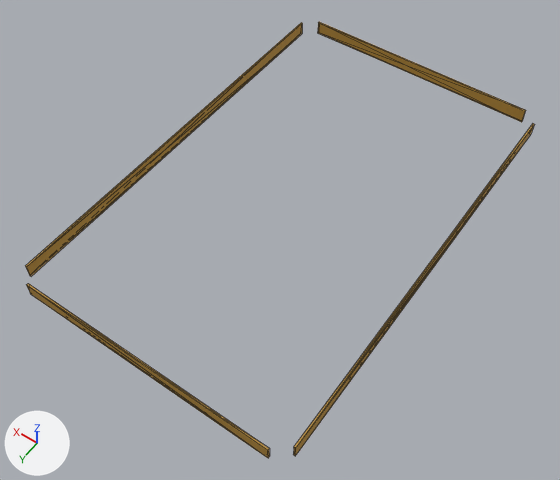
Before and after pictures for a commit that changed the glTF model production/native-world/inputs/vintage-windup-camper--ochre.glb.
Camera for both pictures: a 50 mm lens placed at (-22.99, -24.98, 9.61), pointed at (-21.01, -27.76, 5.25). Every picture has the same lights, and +X, +Y and +Z are marked at lower left. The picture after the commit comes second. Mesh edges are drawn as thin lines.

The first picture shows 'vintage-windup-camper'.
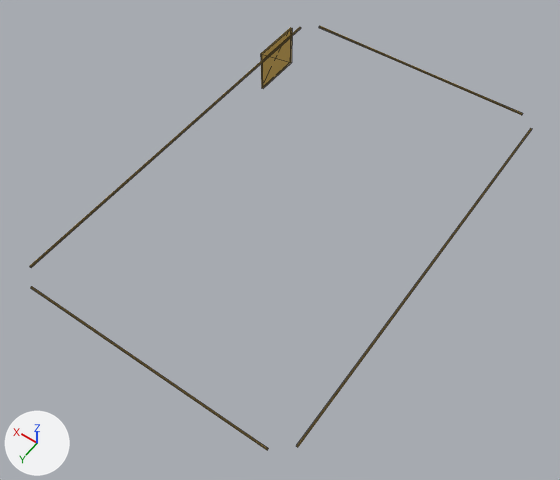
The change, as a diff of the scene's bpy script:
```diff
--- a/production/native-world/inputs/vintage-windup-camper--ochre.glb.py
+++ b/production/native-world/inputs/vintage-windup-camper--ochre.glb.py
@@ mat_material_18 @@
+mat_material_18 = principled_material('Material_18')
+mat_material_18.base_color = (0.552, 0.352, 0.0685)  # yellow #c4a04a
+mat_material_18.metallic = 0.02
+mat_material_18.roughness = 0.75
@@ me_mesh_0 @@
 # used by ob_vintage_windup_camper; location = (-21.0, -28.0, 4.491)
-me_mesh_0.from_pydata(...)  # 40 vertices, 64 faces; spans x -1.06..1.06, y -1.66..1.66, z 0.96..1.08
-me_mesh_0.materials.append(mat_material_22)  # orange #bc903a
+me_mesh_0.from_pydata(...)  # 50 vertices, 80 faces; spans x -1.06..1.08, y -1.65..1.65, z 0.74..1.1
+# me_mesh_0 part 1: the loose piece of 10 vertices spanning x -1.06..-1.05, y -1.57..1.57, z 0.96..1.08 is scaled about its middle by (0.714, 0.984, 0.109), then moved by (0.0, 0.0, 0.02), in mat_material_18 (yellow #c4a04a)
+# me_mesh_0 part 2: the loose piece of 10 vertices spanning x 1.05..1.06, y -1.57..1.57, z 0.96..1.08 is scaled about its middle by (0.714, 0.984, 0.109), then moved by (0.0, 0.0, 0.02), in mat_material_18 (yellow #c4a04a)
+# me_mesh_0 part 3: the loose piece of 10 vertices spanning x -0.94..0.94, y 1.65..1.66, z 0.96..1.08 is scaled about its middle by (0.984, 0.667, 0.109), then moved by (0.0, -0.01, 0.02), in mat_material_18 (yellow #c4a04a)
+# me_mesh_0 part 4: the loose piece of 10 vertices spanning x -0.94..0.94, y -1.66..-1.65, z 0.96..1.08 is scaled about its middle by (0.984, 0.667, 0.109), then moved by (0.0, 0.01, 0.02), in mat_material_18 (yellow #c4a04a)
+# me_mesh_0 part 5: the loose piece of 10 vertices spanning x 1.05..1.06, y -1.57..1.57, z 0.96..1.08 is copied, and the copy is scaled about its middle by (1.14, 0.134, 3.27), then moved by (0.01, -1.22, -0.1), in mat_material_18 (yellow #c4a04a); it spans x 1.06..1.08, y -1.43..-1.01, z 0.74..1.1
+me_mesh_0.materials.append(mat_material_18)  # yellow #c4a04a
```

What differs and where, as boxes (x1, y1, x2, y2) in the pictures (560 x 480 px; the box of a moved part takes in the faces that stretch with it):
'vintage-windup-camper', reshaped: before (26, 22, 534, 458); after (30, 26, 532, 450)
part 1 of me_mesh_0, moved or reshaped: before (293, 123, 534, 456); after (296, 128, 532, 447)
part 2 of me_mesh_0, moved or reshaped: before (26, 23, 302, 276); after (30, 27, 301, 268)
part 3 of me_mesh_0, moved or reshaped: before (27, 283, 270, 458); after (31, 286, 268, 450)
part 4 of me_mesh_0, moved or reshaped: before (318, 22, 526, 122); after (319, 26, 522, 115)
part 5 of me_mesh_0, added: after (261, 27, 292, 88)
